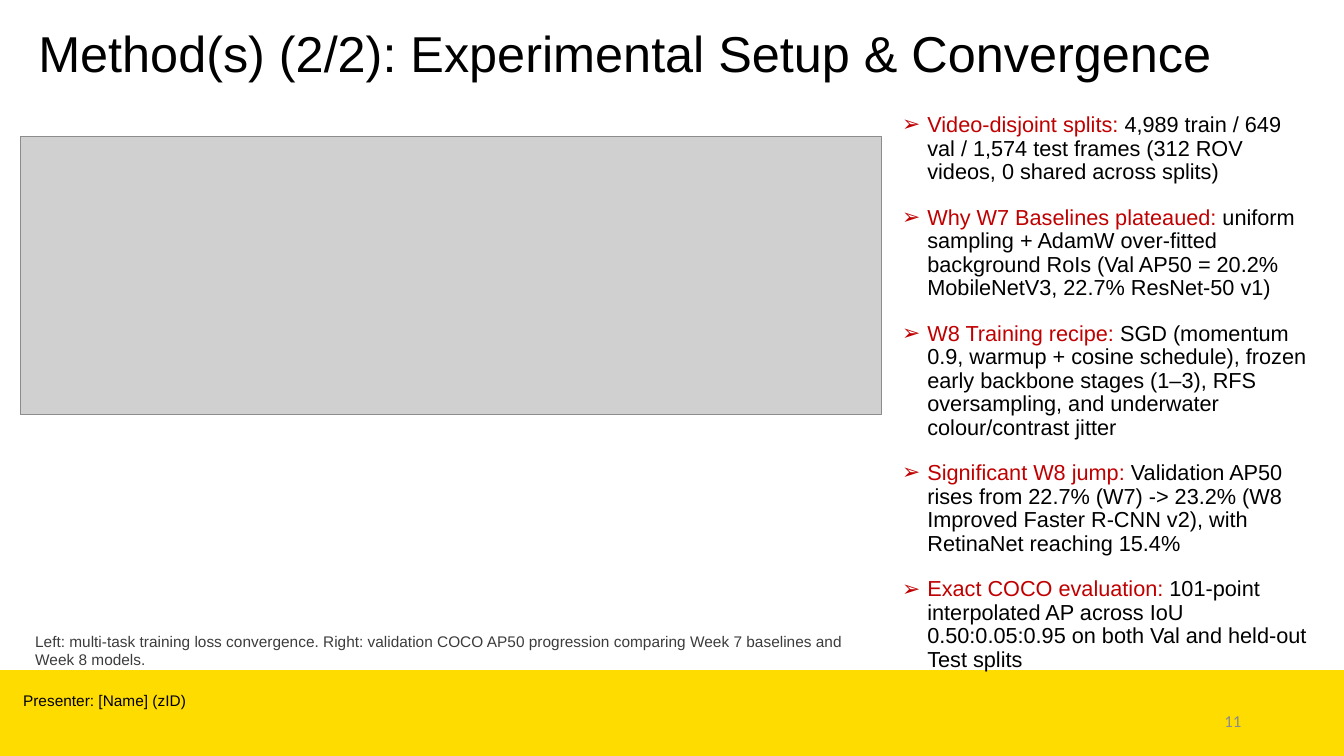
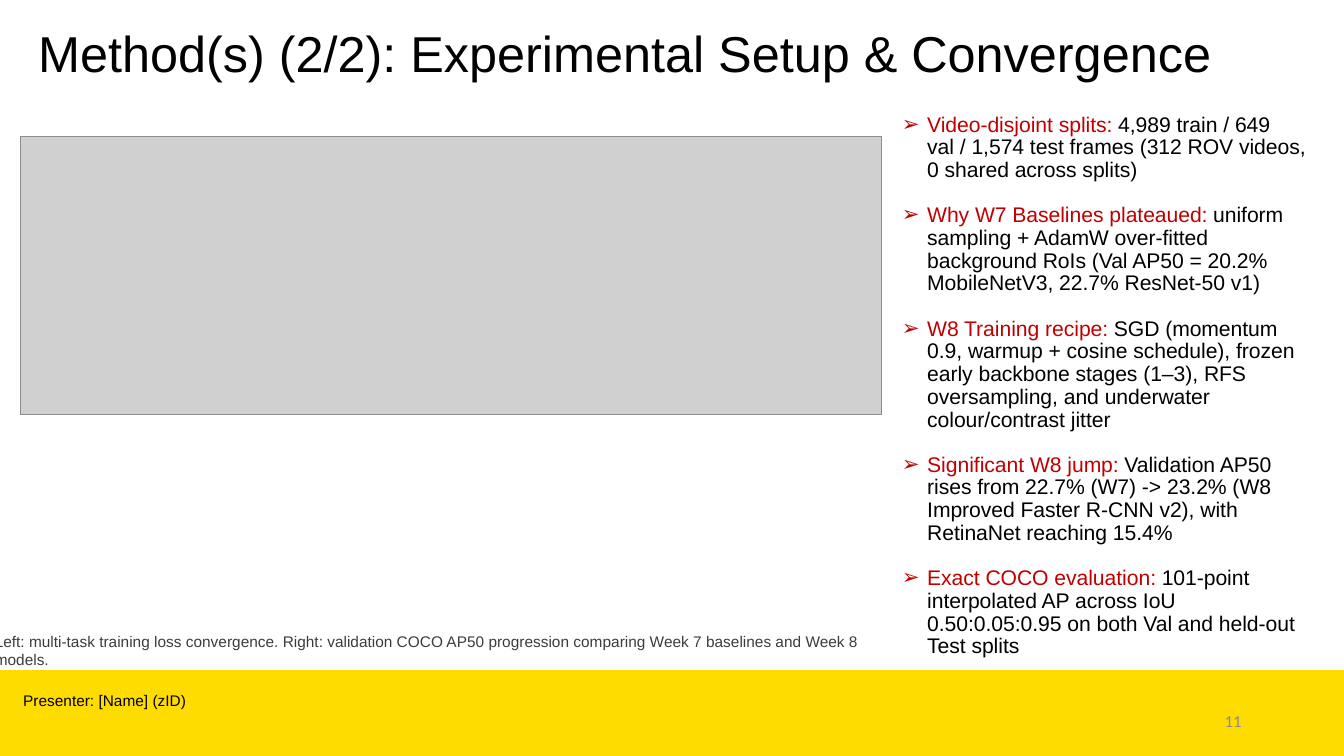
Before and after one commit to Shiz-b/asterik, a slide deck: slide 11 of COMP9444_Presentation_Asterik_and_Obelix.pptx. Drawn at 1344x756 pixels with LibreOffice and Linux fonts; fonts in the diff are those of the drawing; grey boxes stand for pictures; background and template pictures are left out. Boxes give left, top, right and bottom in pixels: in the first picture for what was removed or moved away, otherwise in the second. Text is boxed around its words. In the diff, an @@ line names an element or a change of style, - is before the commit and + after.

```diff
--- a/COMP9444_Presentation_Asterik_and_Obelix.pptx
+++ b/COMP9444_Presentation_Asterik_and_Obelix.pptx
@@ text "Video-disjoint splits: 4,989 train / ..." at (927,116,1306,658): size 15.5 to 15 pt @@
@@ text "Left: multi-task training loss convergence. ..." rewrapped from (35,636,842,665) to (0,636,858,665) @@
@@ text "11" at (1225,716,1242,727): text colour #8C8C8C to #8B8B8B @@
```
Also in this commit, not shown: 15 other slides changed, 1 slide added, 1 slide removed, 6 other files.
